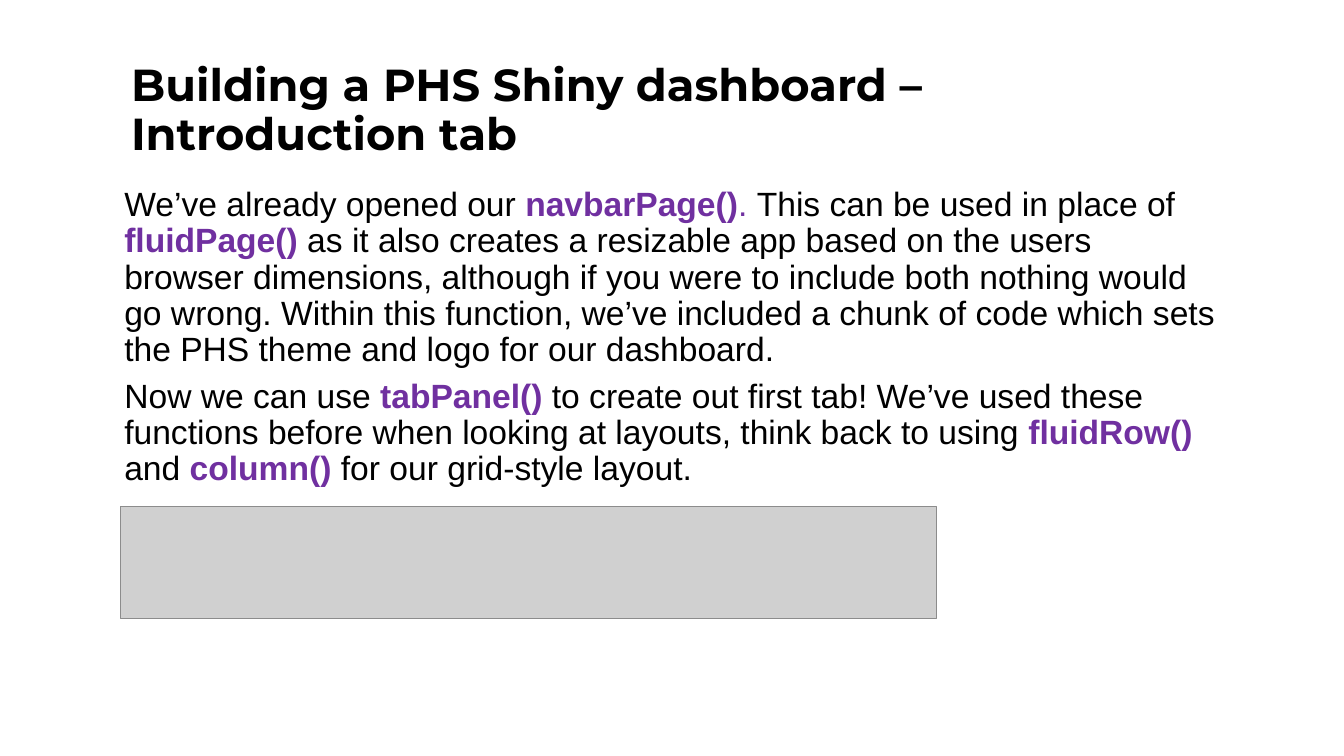
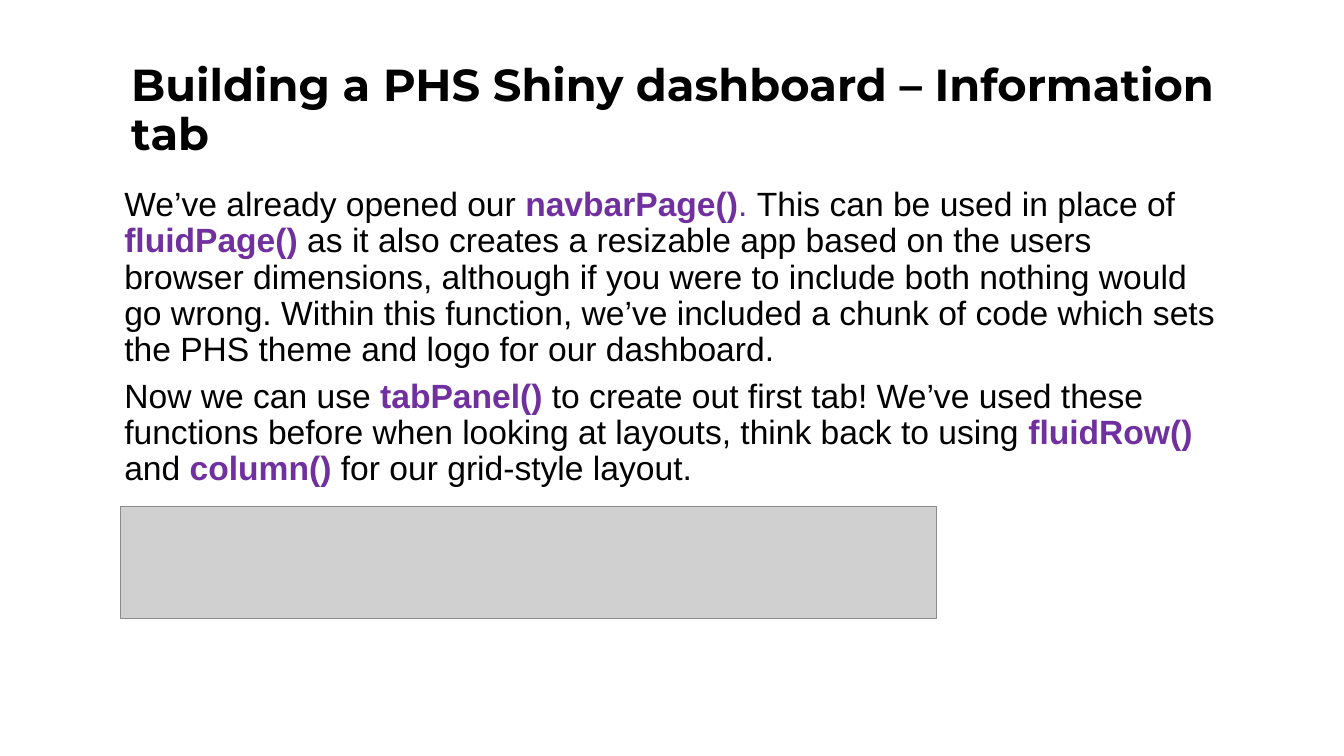
Before and after one commit to Public-Health-Scotland/learn-shiny, a slide deck: slide 9 of Day 2/slides/Shiny_Day_2.pptx. Drawn at 1344x756 pixels with LibreOffice and Linux fonts; fonts in the diff are those of the drawing; grey boxes stand for pictures; background and template pictures are left out. Boxes give left, top, right and bottom in pixels: in the first picture for what was removed or moved away, otherwise in the second. Text is boxed around its words. In the diff, an @@ line names an element or a change of style, - is before the commit and + after.

Commit message:
Minor changes to slides
Introduction -> information, larger screenshots etc.

```diff
--- a/Day 2/slides/Shiny_Day_2.pptx
+++ b/Day 2/slides/Shiny_Day_2.pptx
@@ title at (131, 65, 1214, 151): text changed @@
-Building a PHS Shiny dashboard – Introduction tab
+Building a PHS Shiny dashboard – Information tab
```
Also in this commit, not shown: 7 other slides changed, 1 slide removed, 1 other file.
